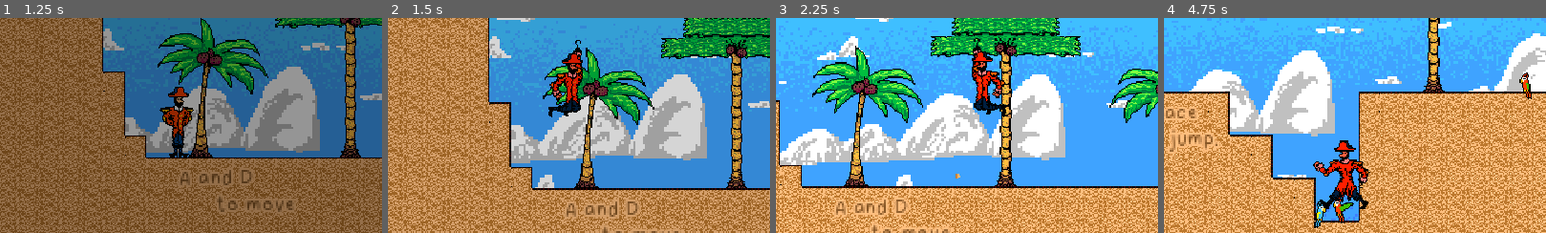
Above: before the commit, frames 1-4 (left to right).
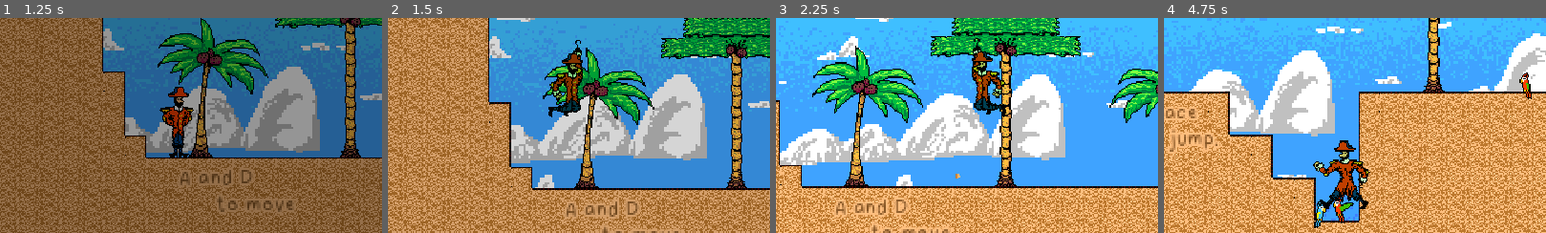
Above: after the commit, the same moments.

Repository: The-Randalorian/CaptainZip
Game: Godot game, scene res://Levels/main menu.tscn
The game is run twice, just before and just after one commit, with the same random seed, the same clock (stepped at 60 frames per second) and the same inputs. Video files are missing from this copy of the repository; at most half a second of black plays in their place.
Inputs:
- Up to frame 1 (1.25 s): click "Start" at 0.5 s
- Up to frame 2 (1.5 s): tap Space (move_jump) at 1.25 s; hold D (move_right) from 1.28 s (still down); tap S (move_detach) at 1.35 s
- Up to frame 3 (2.25 s): tap Space (move_jump) at 1.52, 2 s; release D (move_right) at 2.03 s; hold A (move_left) from 2.03 s (still down); tap S (move_detach) at 2.1 s
- Up to frame 4 (4.75 s): tap Space (move_jump) at 2.27, 2.75, 3.5, 3.77, 4.25, 4.52 s; release A (move_left) at 2.78 s; hold D (move_right) 2.78-4.28 s; tap S (move_detach) at 2.85, 3.6, 4.35 s; hold A (move_left) from 4.28 s (still down)
The pictures show only the part of the screen within x 8-58%, y 25-75%; the shares and areas given below are measured in that part.

Frame 1 is identical in both runs. In frame 2, 0.7% of the frame differs, in the area x 42-51%, y 16-44%; in frame 3, 0.7%; in frame 4, 0.8%, in the area x 39-54%, y 57-86%.

Commit message:
Add flashing

Diff:
--- a/player.gd
+++ b/player.gd
@@ -98,7 +98,7 @@
 
 	#changes color if player is at killing velocity
 	if atKillingVelocity() || !is_on_floor():
-		$Sprite2D.modulate = Color(1.0, 0.5, 0.5);
+		$Sprite2D.modulate = Color(0.8, 1.0, 0.8).lerp(originalColor, sin(Time.get_ticks_msec() * 0.05));
 		#modulate.lerp(Color(1, 0, 0), 0.1);
 
 		#transparency effect if we want to do some kind of ghost thing in the future
